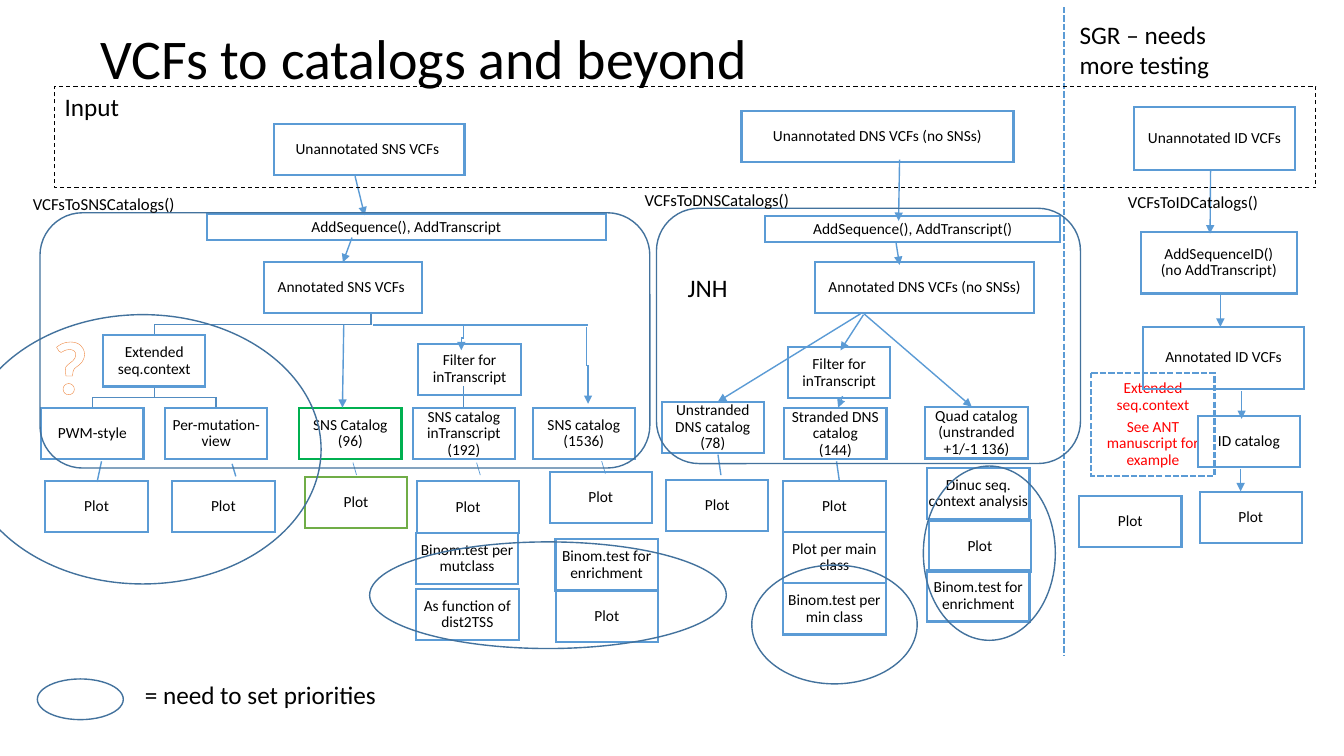
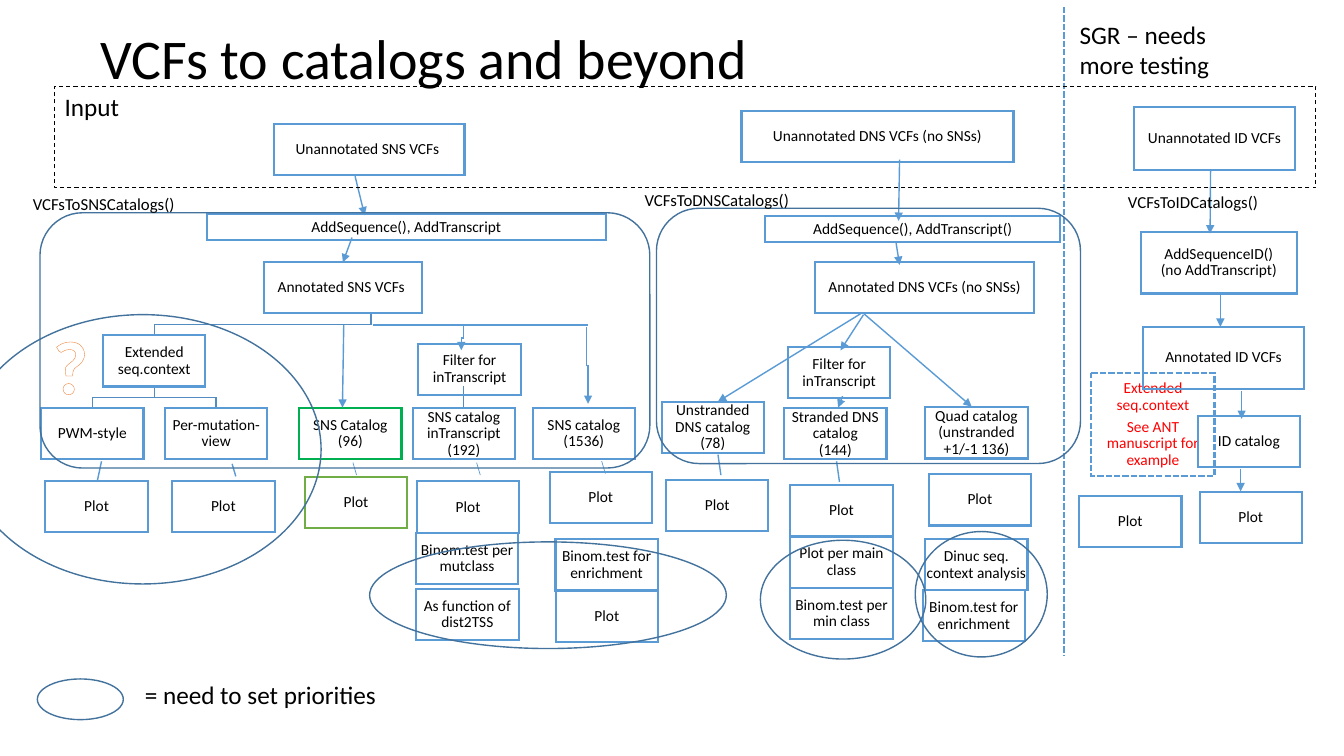
Before and after one commit to steverozen/ICAMS, a slide deck: slide 3 of data-raw/ICAMS-overview.pptx. Drawn at 1344x756 pixels with LibreOffice and Linux fonts; fonts in the diff are those of the drawing. Boxes give left, top, right and bottom in pixels: in the first picture for what was removed or moved away, otherwise in the second. Text is boxed around its words. In the diff, an @@ line names an element or a change of style, - is before the commit and + after.

```diff
--- a/data-raw/ICAMS-overview.pptx
+++ b/data-raw/ICAMS-overview.pptx
@@ text removed at [688, 280, 728, 297] @@
-JNH
@@ freeform shape "Plot": place and size @@
-freeform shape "Plot" at [929, 520, 1031, 572]
+freeform shape "Plot" at [929, 475, 1031, 526]
@@ ellipse: place and size @@
-ellipse at [924, 466, 1056, 640]
+ellipse at [915, 531, 1048, 656]
@@ freeform shape "Dinuc seq. context analysis": place and size @@
-freeform shape "Dinuc seq. context analysis" at [928, 468, 1030, 519]
+freeform shape "Dinuc seq. context analysis" at [926, 539, 1028, 591]
@@ ellipse: place and size @@
-ellipse at [752, 566, 918, 685]
+ellipse at [760, 540, 926, 659]
@@ 3 freeform shapes: place and size @@
-3 freeform shapes at [783, 481, 886, 635]
+3 freeform shapes at [790, 485, 893, 639]
@@ freeform shape "Binom.test for enrichment": place and size @@
-freeform shape "Binom.test for enrichment" at [928, 571, 1030, 622]
+freeform shape "Binom.test for enrichment" at [923, 590, 1025, 641]
```
Also in this commit, not shown: 3 other slides changed, 7 other files.
